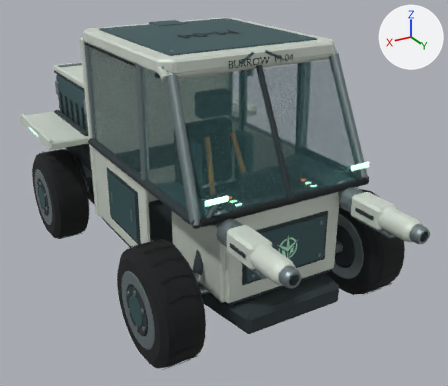
One commit to the Blender file assets/mining-rover/mining-rover.blend: the scene before it, then after it.
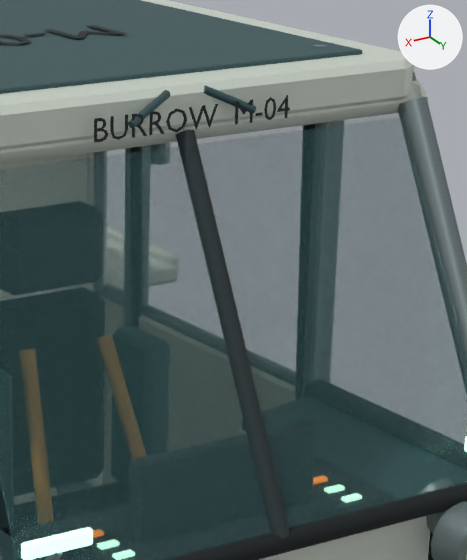
Each version appears first whole from a camera (50 mm lens) standing at (2.89, 5.41, 3.41) and looking at (-0.14, 0.36, 0.89), and next in a close-up on the part from 44% to 79% of the width and 6% to 53% of the height. The lights are fixed; the arrows at upper right show +X, +Y and +Z. The last two pictures show the newer version.

Objects in the first close-up: 'CabinDoor_Glazing', 'Cutter_Port_Surface', 'MiningRover_Glazing', 'MiningRover_Light', 'MiningRover_Markings', 'MiningRover_Surface' and 2 more.
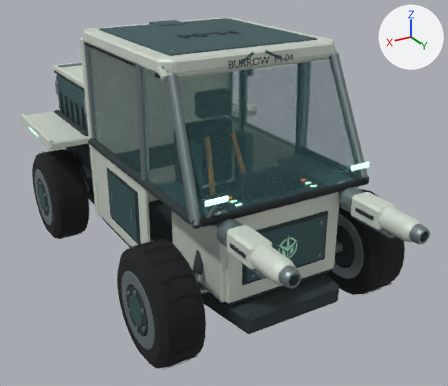
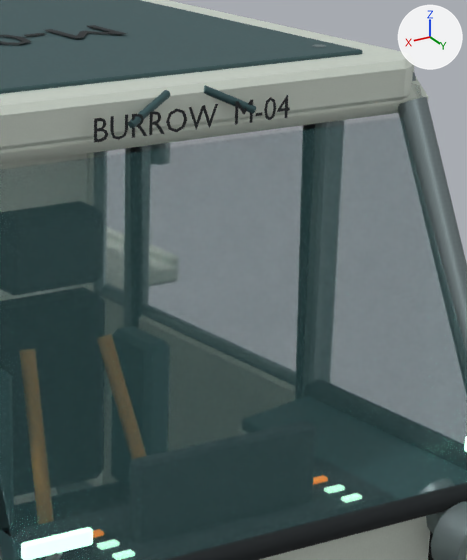
Where the change shows, as pixel boxes (x1, y1, x2, y2) in the close-ups (467 x 560 px):
part 1 of me_skid_keel, deleted: before (176, 130, 290, 539)

What the commit changed:
me_skid_keel is used by ob_miningrover_surface; parent ob_miningrover; location (0.0, 0.0, 0.0).
me_skid_keel had 3064 vertices, 2888 faces and spanned x -1.29..1.29, y -2.1..1.82, z 0.25..2.5.
me_skid_keel now has 3040 vertices, 2874 faces and spans x -1.29..1.29, y -2.1..1.82, z 0.25..2.5.
me_skid_keel part 1: the loose piece of 24 vertices spanning x -0.03..0.03, y 1.13..1.69, z 1.33..2.37 is deleted.
